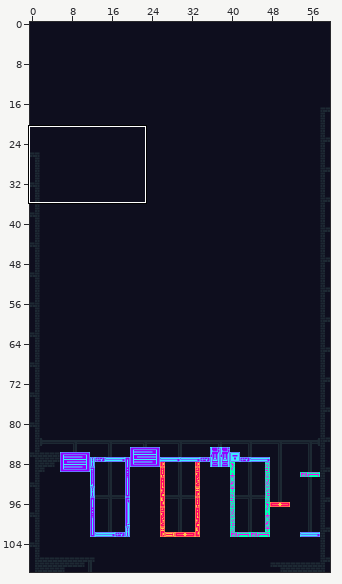
An edit to a level. Tiled map, assets/tiles/tilemap.tmx. The picture above shows the old version from afar; the outline marks the close-up.
Close-up. Earlier state:
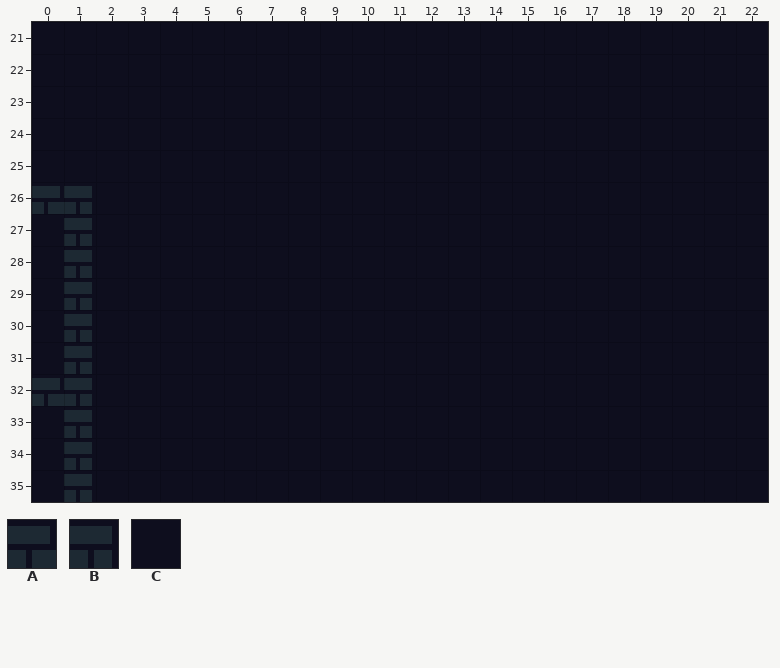
Cells are 8x8 px. Shown: x 0..22, y 21..35. The commit also changed other parts of the map, which this record leaves out.
Key: from "tileset": A 2070, B 2071, C 2518.
_ is an empty cell.
Layers that did not change in this view are not listed.
Layer "Buildings" before, first column x 0:
21 _______________________
22 _______________________
23 _______________________
24 _______________________
25 _______________________
26 AB_____________________
27 CB_____________________
28 CB_____________________
29 CB_____________________
30 CB_____________________
31 CB_____________________
32 AB_____________________
33 CB_____________________
34 CB_____________________
35 CB_____________________
Once edited:
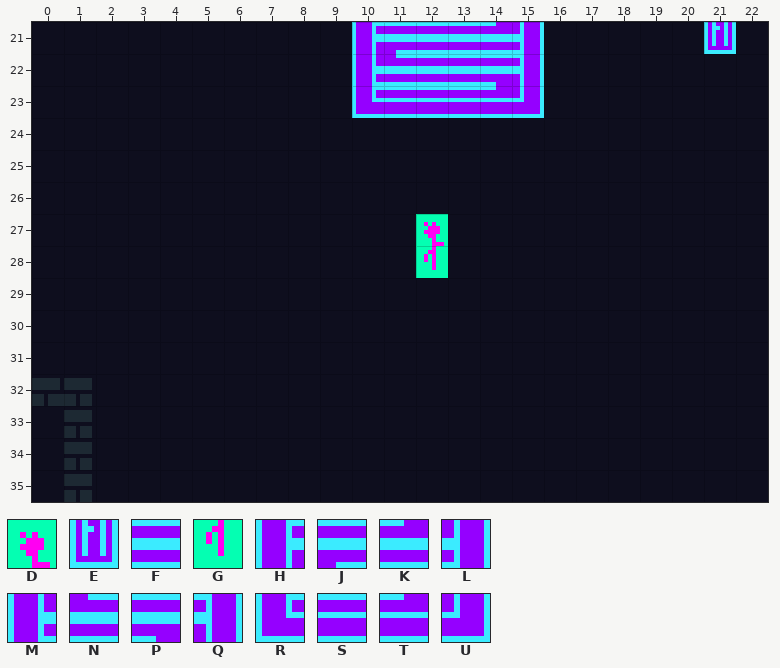
Further tiles: from "tileset": D 44, E 86, F 103, G 108, H 356, J 357, K 360, L 361, M 420, N 421, P 424, Q 425, R 484, S 485, T 488, U 489.
From old to new:
Layer "Buildings":
The author cleared tile A in row 26 at x 0.
The author cleared tile B in rows 26 to 31 at x 1.
Layer "Starfall":
Tile D is added in row 27 at x 12.
Tile G is added in row 28 at x 12.
Layer "Skyway":
Tile E is added in row 21 at x 21.
Tile F is added in rows 21 to 22 at x 12 to 13.
Tile H is added in row 21 at x 10.
Tile J is added in row 21 at x 11.
Tile K is added in row 21 at x 14.
Tile L is added in row 21 at x 15.
Tile M is added in row 22 at x 10.
Tile N is added in row 22 at x 11.
Tile P is added in row 22 at x 14.
Tile Q is added in row 22 at x 15.
Tile R is added in row 23 at x 10.
Tile S is added in row 23 at x 11 to 13.
Tile T is added in row 23 at x 14.
Tile U is added in row 23 at x 15.
Boxes around the changes in both close-ups, in picture pixels (x1, y1, x2, y2):
added: (352, 22, 544, 118)
added: (704, 22, 736, 54)
removed: (32, 186, 92, 374)
added: (416, 214, 448, 278)
